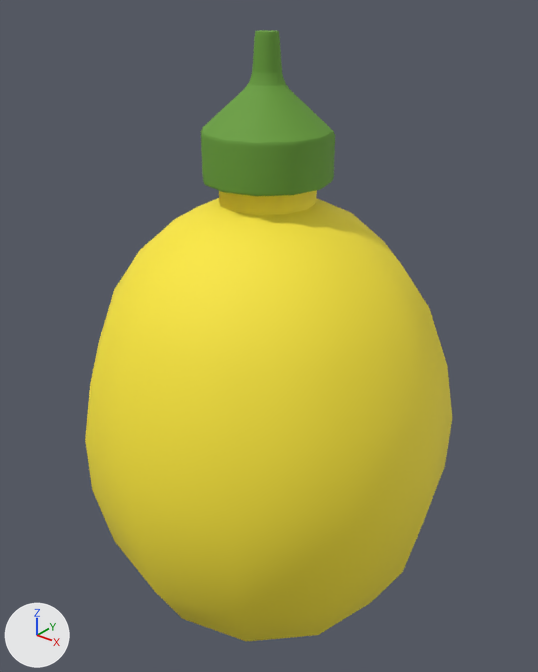
Two versions of the FBX model BartenderProject10/Assets/Models/Bottle_Lemon_squirt.fbx, one commit apart.
The view is the same before and after, from a 50 mm lens placed at (4.42, -2.63, 11.02), pointed at (2.32, 0.0, 9.39). Lighting does not change. The marker at lower left points along +X, +Y and +Z. Where no turn or scale is listed for an object, it has been applied to the vertices.
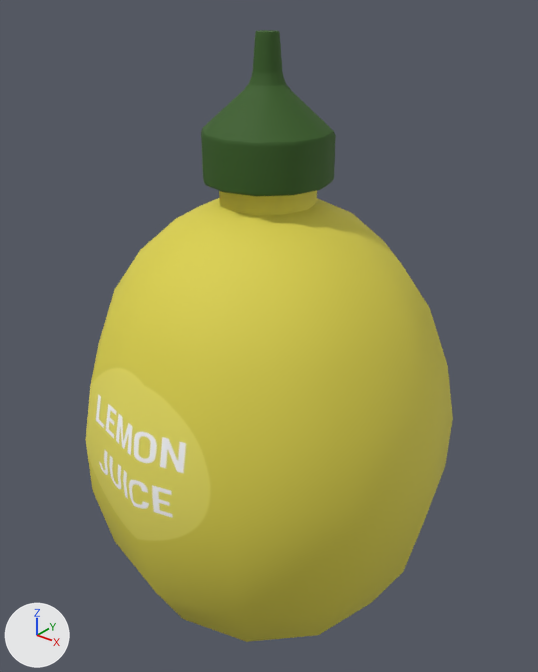
Pixel boxes [x1, y1, x2, y2] of what changed, in the pictures (538 x 672 px):
'pSphere1', recoloured, surface changed, moved: before [85, 30, 452, 641]; after [85, 30, 453, 642]

What changed in the scene script:
```text
Add img_texture_label_lemonlime_png:
    img_texture_label_lemonlime_png = load_image('Texture_Label_LemonLime.png', '../Textures/Texture_Label_LemonLime.png', 1080, 1080, 'sRGB')
Add mat_lemonlime:
    mat_lemonlime = principled_material('Lemonlime')
    mat_lemonlime.texture = img_texture_label_lemonlime_png
    mat_lemonlime.roughness = 0.749
Change me_mesh:
    where me_mesh.from_pydata(...)  # 275 vertices, 284 faces; spans x -0.95..0.95, y -0.94..0.94, z -0.91..1.9
    used by ob_psphere1; location = (2.312, 0.0, 8.906)
    remove me_mesh.materials.append(mat_texture)  # picture img_volledige_textures_png
    me_mesh part 1: texture (UV) coordinates of 284 of 284 faces, centred in x -0.91..0.88, y -0.88..0.88, z -0.91..1.9, changed; they spanned u 0.27..0.34, v 0.19..0.43 and now span u 0.01..0.48, v 0.02..0.91
    add me_mesh.materials.append(mat_lemonlime)  # picture img_texture_label_lemonlime_png
Change ob_psphere1:
    ob_psphere1.location: (2.312, 0.0, 8.906) -> (2.314, 0.0, 8.906)
```
